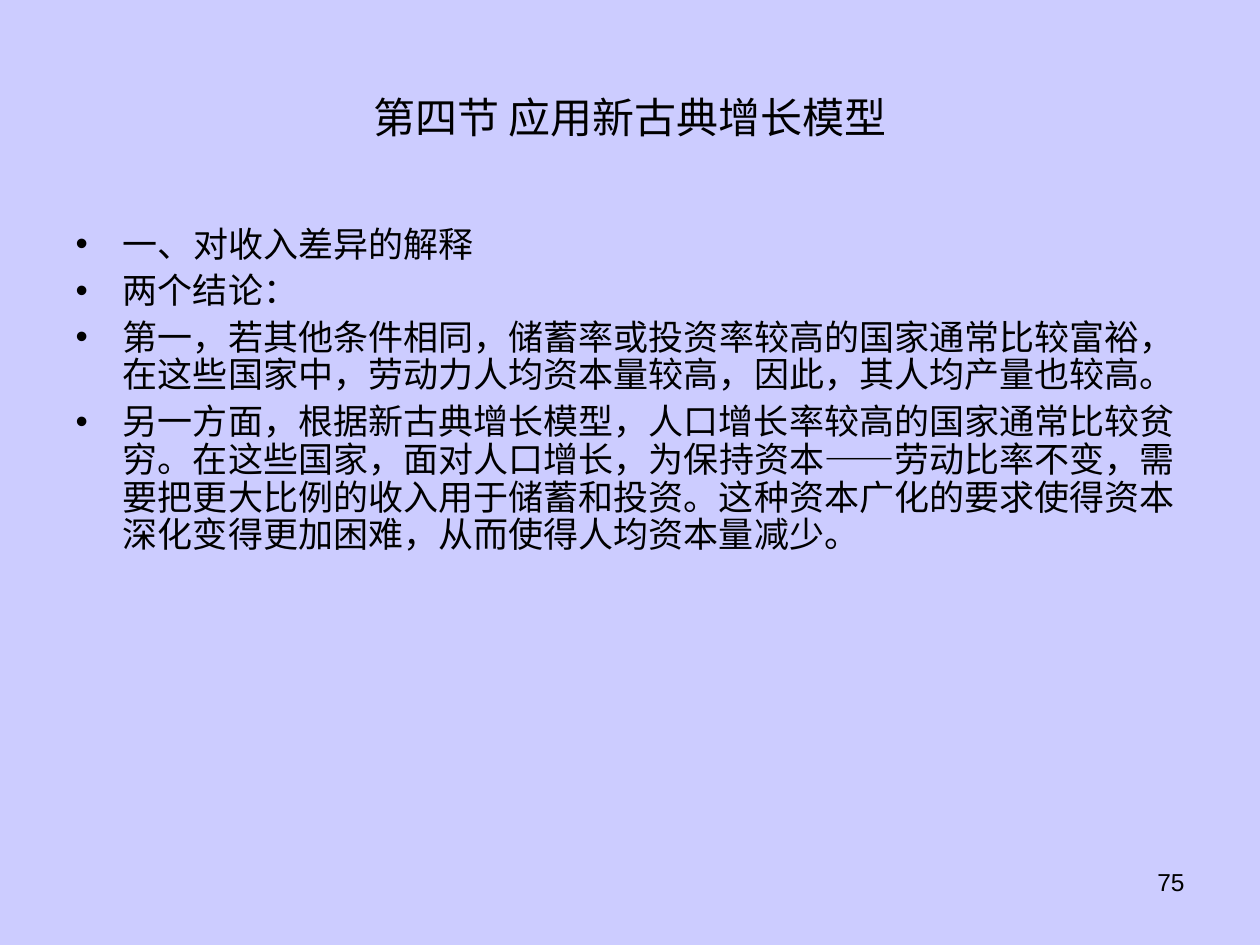
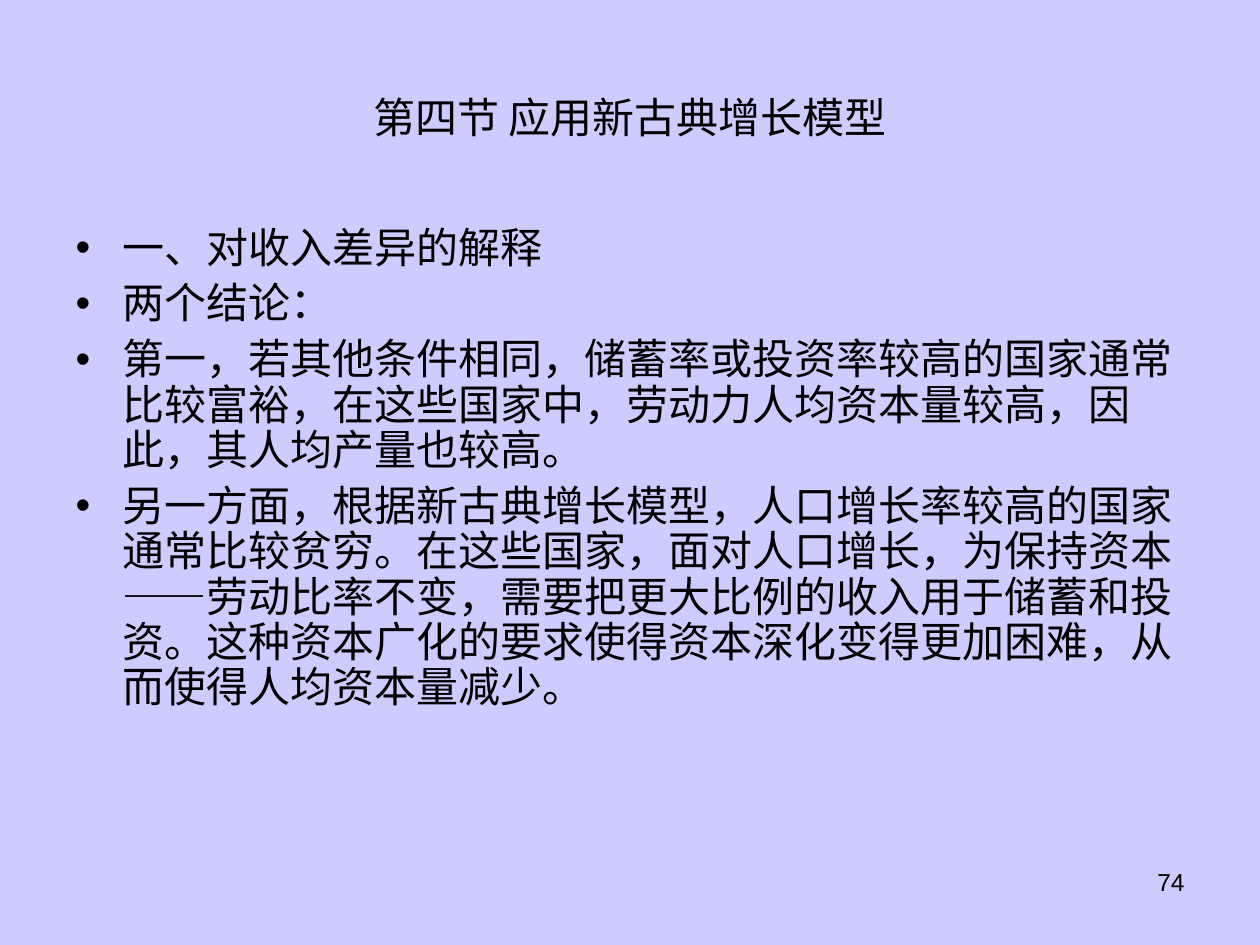
Before and after one commit to dhndzwxj/Teaching_assistant, a slide deck: slide 74 of 宏观原理课件/第8章 经济增长新.ppt (slide 75 before the commit). Drawn at 1260x945 pixels with LibreOffice and Linux fonts; fonts in the diff are those of the drawing. Boxes give left, top, right and bottom in pixels: in the first picture for what was removed or moved away, otherwise in the second. Text is boxed around its words. In the diff, an @@ line names an element or a change of style, - is before the commit and + after.

```diff
--- a/宏观原理课件/第8章 经济增长新.ppt
+++ b/宏观原理课件/第8章 经济增长新.ppt
@@ text "一、对收入差异的解释" at [123,227,1173,706]: size 20 to 24 pt; more space between paragraphs @@
@@ page number at [1157,874,1184,891]: text changed @@
-75
+74
```
Also in this commit, not shown: 6 other slides changed, 4 slides added, 2 slides removed.
